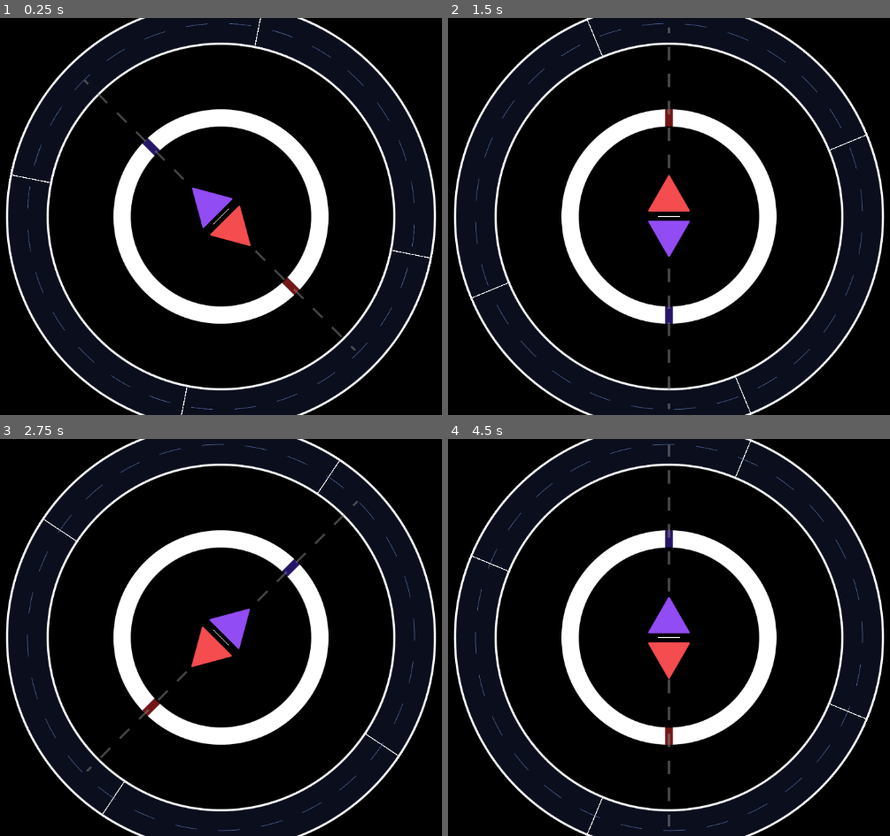
Above: before the commit, frames 1-4 (two rows, left to right).
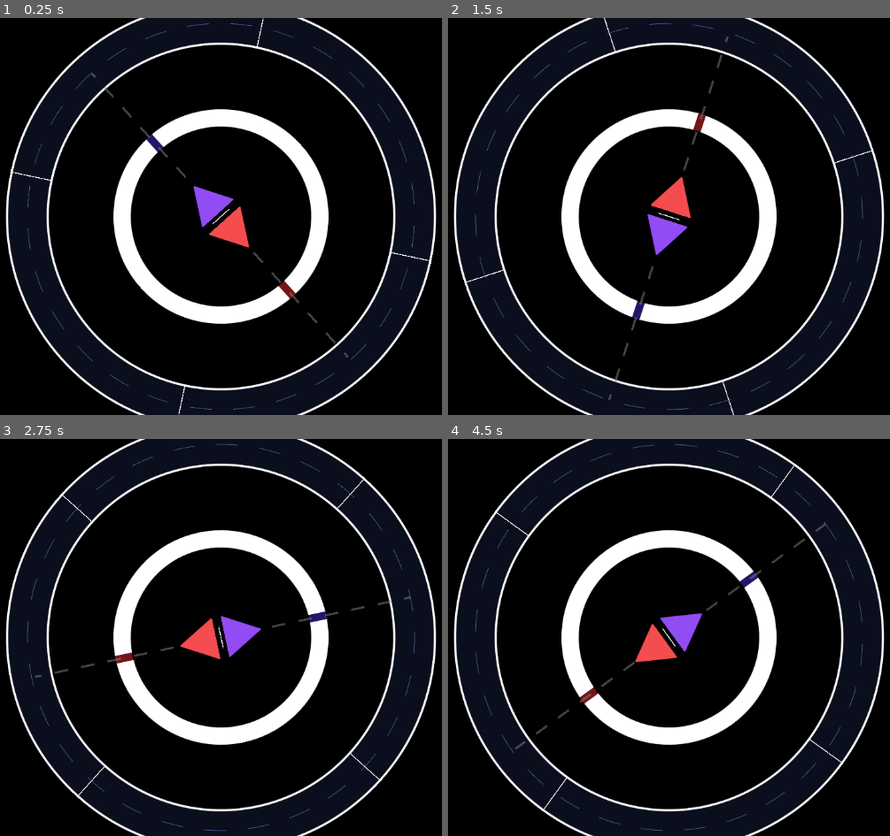
Above: after the commit, the same moments.

Repository: LovelyDream-Dev/Spin-Mania-Spinner-Component
Game: Godot game, scene res://Spinner Component/Scenes/Spinner/spinner.tscn
The game is run twice, just before and just after one commit, with the same random seed, the same clock (stepped at 60 frames per second) and the same inputs.
Inputs:
- Up to frame 1 (0.25 s): no input
- Up to frame 2 (1.5 s): no input
- Up to frame 3 (2.75 s): no input
- Up to frame 4 (4.5 s): no input

The runs differ from the first frame. In frame 1, 1.2% of the frame differs, in the area x 1-99%, y 0-100%; in frame 2, 2.0%; in frame 3, 2.4%; in frame 4, 3.0%, in the area x 2-98%, y 0-100%.

Commit message:
Added particles to be emitted when clicking a slider.

Diff:
--- /dev/null
+++ b/Spinner Component/Scenes/Spark Particles/spark_particles.tscn
@@ -0,0 +1,50 @@
+[gd_scene load_steps=9 format=3 uid="uid://jqt7if5lbnrm"]
+
+[ext_resource type="Texture2D" uid="uid://cft3yk67jargu" path="res://Spinner Component/Default Images/Spark-Texture.png" id="1_81ig8"]
+
+[sub_resource type="Curve" id="Curve_6m3n4"]
+_limits = [-5.0, 5.0, 0.0, 1.0]
+_data = [Vector2(0, 4.887641), 0.0, 0.0, 0, 0, Vector2(1, 0.39325857), 0.0, 0.0, 0, 0]
+point_count = 2
+
+[sub_resource type="CurveTexture" id="CurveTexture_bbjeh"]
+curve = SubResource("Curve_6m3n4")
+
+[sub_resource type="Curve" id="Curve_bg2cf"]
+_limits = [0.0, 15.730347, 0.0, 1.0]
+_data = [Vector2(0, 1), 0.0, 0.0, 0, 0, Vector2(1, 3.004675), 0.0, 0.0, 0, 0]
+point_count = 2
+
+[sub_resource type="CurveTexture" id="CurveTexture_jaicl"]
+curve = SubResource("Curve_bg2cf")
+
+[sub_resource type="Curve" id="Curve_bbjeh"]
+_data = [Vector2(0, 0.34831464), 0.0, 0.0, 0, 0, Vector2(1, 0), 0.0, 0.0, 0, 0]
+point_count = 2
+
+[sub_resource type="CurveTexture" id="CurveTexture_bg2cf"]
+curve = SubResource("Curve_bbjeh")
+
+[sub_resource type="ParticleProcessMaterial" id="ParticleProcessMaterial_81ig8"]
+lifetime_randomness = 1.0
+particle_flag_disable_z = true
+emission_shape = 3
+emission_box_extents = Vector3(15, 1, 1)
+gravity = Vector3(0, 0, 0)
+linear_accel_min = 49.999996
+linear_accel_max = 99.99999
+linear_accel_curve = SubResource("CurveTexture_bbjeh")
+radial_accel_min = 65.0
+radial_accel_max = 99.99999
+radial_accel_curve = SubResource("CurveTexture_jaicl")
+damping_min = 30.000002
+damping_max = 83.968
+scale_curve = SubResource("CurveTexture_bg2cf")
+
+[node name="GPUParticles2D" type="GPUParticles2D"]
+texture_filter = 4
+rotation = 1.5707964
+amount = 100
+texture = ExtResource("1_81ig8")
+lifetime = 0.49
+process_material = SubResource("ParticleProcessMaterial_81ig8")
--- a/Spinner Component/Scenes/Spinner/spinner.gd
+++ b/Spinner Component/Scenes/Spinner/spinner.gd
@@ -17,6 +17,10 @@
 # --- LAZERS ---
 @onready var lazerLeft:Visual_Lazer = $SubRoot/Anchor/Lazers/LazerLeft
 @onready var lazerRight:Visual_Lazer = $SubRoot/Anchor/Lazers/LazerRight
+
+# --- SPARKS ---
+@onready var sparkLeft:GPUParticles2D = $SubRoot/Anchor/Lazers/SparkLeft
+@onready var sparkRight:GPUParticles2D = $SubRoot/Anchor/Lazers/SparkRight
 
 # --- HITRING ---
 @onready var outerRing:Node2D = $SubRoot/OuterRing
@@ -77,12 +81,16 @@
 func animate_lazers():
 	if Input.is_action_pressed(KEY1_INPUT_NAME):
 		lazerLeft.activate_beam(true)
+		sparkLeft.emitting = true
 	if Input.is_action_just_released(KEY1_INPUT_NAME):
 		lazerLeft.activate_beam(false)
+		sparkLeft.emitting = false
 	if Input.is_action_pressed(KEY2_INPUT_NAME):
 		lazerRight.activate_beam(true)
+		sparkRight.emitting = true
 	if Input.is_action_just_released(KEY2_INPUT_NAME):
 		lazerRight.activate_beam(false)
+		sparkRight.emitting = false
 
 # Init tween variables for hit node animations
 var twLeftNode:Tween
--- a/Spinner Component/Scenes/Spinner/spinner.tscn
+++ b/Spinner Component/Scenes/Spinner/spinner.tscn
@@ -13,6 +13,7 @@
 [ext_resource type="Texture2D" uid="uid://bkl50tp08xlaw" path="res://Spinner Component/Default Images/Node-Divider.png" id="11_lxa6x"]
 [ext_resource type="PackedScene" uid="uid://d0tpd5yx7pcyj" path="res://Spinner Component/Scenes/Lazer/lazer.tscn" id="12_c56w7"]
 [ext_resource type="Shader" uid="uid://ckqoyjc8vvbsn" path="res://Spinner Component/Scenes/Lazer/dashedline.gdshader" id="13_2pbpi"]
+[ext_resource type="PackedScene" uid="uid://jqt7if5lbnrm" path="res://Spinner Component/Scenes/Spark Particles/spark_particles.tscn" id="14_mq1n8"]
 
 [sub_resource type="Shader" id="Shader_lxa6x"]
 code = "shader_type canvas_item;
@@ -56,14 +57,15 @@
 
 [node name="Spinner" type="Node2D"]
 script = ExtResource("1_wlxnq")
+bpm = 128.0
 KEY1_INPUT_NAME = "KEY1"
 KEY2_INPUT_NAME = "KEY2"
 
 [node name="ColorRect" type="ColorRect" parent="."]
-offset_left = -1108.0
-offset_top = -573.0
-offset_right = 1126.0
-offset_bottom = 730.0
+offset_left = -1325.0
+offset_top = -552.0
+offset_right = 909.0
+offset_bottom = 751.0
 color = Color(0, 0, 0, 1)
 
 [node name="SubRoot" type="Node2D" parent="."]
@@ -164,6 +166,16 @@
 [node name="Beam" parent="SubRoot/Anchor/Lazers/LazerRight" index="1"]
 default_color = Color(0.90588236, 0.27058825, 0.41960785, 1)
 
+[node name="SparkLeft" parent="SubRoot/Anchor/Lazers" instance=ExtResource("14_mq1n8")]
+position = Vector2(-450, 0)
+scale = Vector2(0.5, 0.5)
+emitting = false
+
+[node name="SparkRight" parent="SubRoot/Anchor/Lazers" instance=ExtResource("14_mq1n8")]
+position = Vector2(450, 0)
+scale = Vector2(0.5, 0.5)
+emitting = false
+
 [node name="Camera2D" type="Camera2D" parent="."]
 
 [editable path="SubRoot/Anchor/Lazers/LazerLeft"]
Binary file added: Spinner Component/Default Images/Spark-Fill.png
Not shown, added: Spinner Component/Default Images/Spark-Fill.png.import
Binary file added: Spinner Component/Default Images/Spark-Texture.png
Not shown, added: Spinner Component/Default Images/Spark-Texture.png.import
Not shown: 1 places in Spinner Component/Scenes/Spinner/spinner.tscn that only renumber resources
Not shown, added: LICENSE
